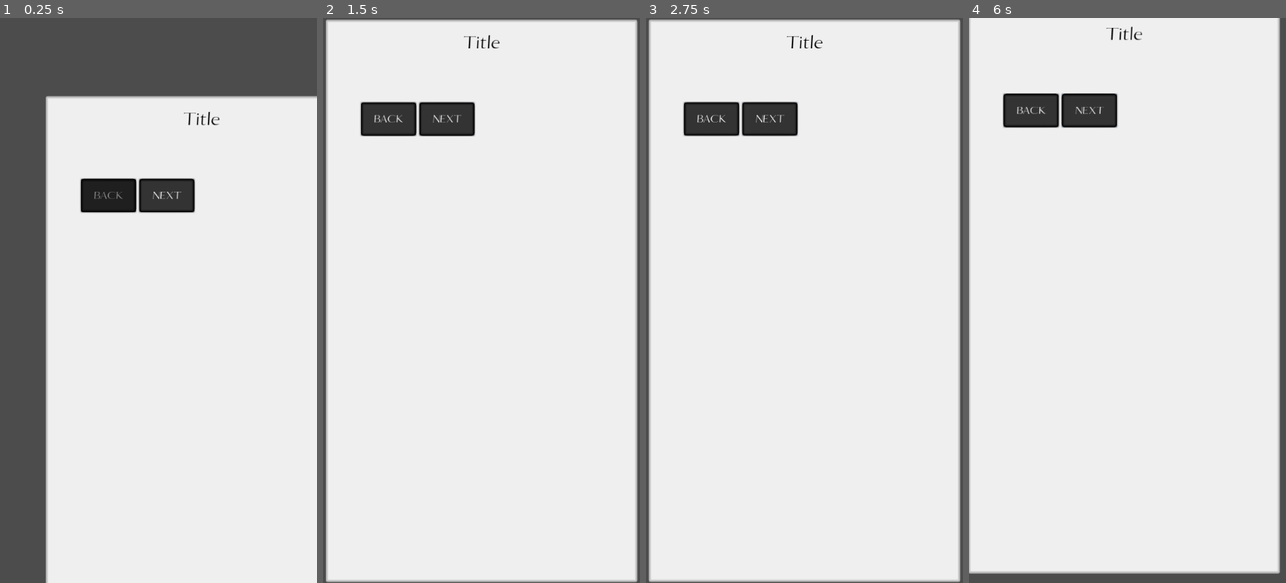
Above: before the commit, frames 1-4 (left to right).
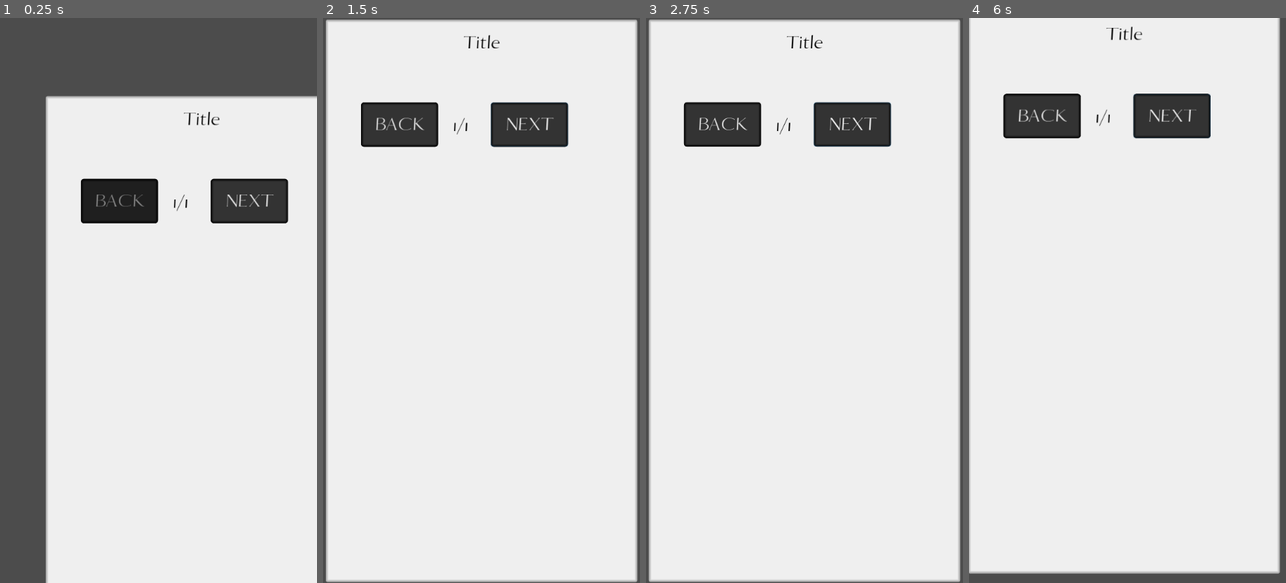
Above: after the commit, the same moments.

Repository: AndreMoukarzel/Grana-Preta
Game: Godot game, scene res://school/Lessons/Question.tscn
The game is run twice, just before and just after one commit, with the same random seed, the same clock (stepped at 60 frames per second) and the same inputs. This scene is started directly instead of the project's main scene.
Inputs (mouse positions are in pixels of both pictures, inside the frame that each line leads up to):
- Up to frame 1 (0.25 s): no input
- Up to frame 2 (1.5 s): click "BACK" at 0.5 s; click "NEXT" at 1.25 s
- Up to frame 3 (2.75 s): click "NEXT" at 2 s
- Up to frame 4 (6 s): click "NEXT" at 2.75 s; tap Enter at 3.5, 5 s; move the mouse to (1197, 272) at 3.52 s; click (1197, 272) at 3.67 s; tap Space at 4.25, 5.75 s; drag from (1064, 328) to (1111, 413) at 4.27 s; move the mouse to (1159, 176) at 5.02 s; click (1159, 176) at 5.17 s; drag from (1111, 413) to (1032, 215) at 5.77 s

The runs differ from the first frame. In frame 1, 3.5% of the frame differs, in the area x 25-92%, y 28-37%; in frame 2, 3.5%; in frame 3, 3.6%, in the area x 11-78%, y 14-23%; in frame 4, 3.5%.
Error before the commit: Attempt to call function 'show' in base 'null instance' on a null instance. (res://school/Lessons/Question.gd:143)
Error after the commit: Attempt to call function 'show' in base 'null instance' on a null instance. (res://school/Lessons/Question.gd:144)

Commit message:
Close #8

Diff:
--- a/school/Lessons/Question.gd
+++ b/school/Lessons/Question.gd
@@ -128,9 +128,10 @@
 	return vpos
 
 
-func position_back_and_next(pos_y):
-	$Back.rect_position = Vector2(OS.get_window_size().x/3 - $Back.rect_size.x/2, pos_y + 50)
-	$Next.rect_position = Vector2(2 * OS.get_window_size().x/3 - $Next.rect_size.x/2, pos_y + 50)
+func position_back_next_count(pos_y):
+	$Back.rect_position = Vector2(OS.get_window_size().x/4 - $Back.rect_size.x/2, pos_y + 50)
+	$Next.rect_position = Vector2(3 * OS.get_window_size().x/4 - $Next.rect_size.x/2, pos_y + 50)
+	$PageCount.rect_position = Vector2(OS.get_window_size().x/2 - $PageCount.rect_size.x/2, pos_y + 70)
 
 	return $Next.rect_size.y + $Next.rect_position.y + 20
 
@@ -143,6 +144,7 @@
 	get_node(str("Question",index)).show()
 	var CurAns = get_node(str("Answer",index))
 	CurAns.show()
+	$PageCount.text = str(index + 1, "/", questions.size())
 
 	return CurAns.rect_size.y + CurAns.rect_position.y
 
@@ -226,7 +228,7 @@
 
 
 func set_questionnaire_size(answers_height):
-	var total_height = position_back_and_next(answers_height + 60)
+	var total_height = position_back_next_count(answers_height + 60)
 
 	set_camera_limits(total_height)
 	set_height(total_height + 25)
@@ -242,13 +244,13 @@
 		set_questionnaire_size(answers_height)
 
 		if current_question == questions.size() - 1:
-			$Next/Label.text = "Finish"
-			$Next/Panel.set_modulate(Color(.3, 1, .3))
+			$Next.text = "Finish"
+			$Next.set_modulate(Color(.3, 1, .3))
 
 
 func _on_Back_pressed():
-	$Next/Label.text = "NEXT"
-	$Next/Panel.set_modulate(Color(1, 1, 1))
+	$Next.text = "NEXT"
+	$Next.set_modulate(Color(1, 1, 1))
 	current_question = max(current_question - 1, 0)
 	var answers_height = show_question_and_answer(current_question)
 	set_questionnaire_size(answers_height)
--- a/school/Lessons/Question.tscn
+++ b/school/Lessons/Question.tscn
@@ -18,7 +18,7 @@
 corner_radius_bottom_left = 5
 
 [sub_resource type="DynamicFont" id=2]
-size = 24
+size = 40
 use_filter = true
 font_data = ExtResource( 3 )
 
@@ -35,49 +35,38 @@
 editor/display_folded = true
 
 [node name="Next" type="Button" parent="." index="2"]
-editor/display_folded = true
-margin_left = 170.0
+margin_left = 300.0
 margin_top = 150.0
-margin_right = 270.0
-margin_bottom = 210.0
-
-[node name="Panel" type="Panel" parent="Next" index="0"]
-margin_right = 100.0
-margin_bottom = 60.0
-mouse_filter = 1
-custom_styles/panel = SubResource( 1 )
-
-[node name="Label" type="Label" parent="Next" index="1"]
-margin_right = 100.0
-margin_bottom = 60.0
+margin_right = 440.0
+margin_bottom = 230.0
+custom_styles/hover = SubResource( 1 )
+custom_styles/pressed = SubResource( 1 )
+custom_styles/normal = SubResource( 1 )
 custom_fonts/font = SubResource( 2 )
 text = "NEXT"
-align = 1
-valign = 1
 
-[node name="Back" type="Button" parent="." index="3"]
-editor/display_folded = true
+[node name="PageCount" type="Label" parent="." index="3"]
+margin_left = 230.0
+margin_top = 170.0
+margin_right = 270.0
+margin_bottom = 213.0
+custom_fonts/font = SubResource( 2 )
+custom_colors/font_color = Color( 0, 0, 0, 1 )
+text = "1/1"
+
+[node name="Back" type="Button" parent="." index="4"]
 modulate = Color( 0.6, 0.6, 0.6, 1 )
 margin_left = 64.352
 margin_top = 150.0
-margin_right = 164.352
-margin_bottom = 210.0
-
-[node name="Panel" type="Panel" parent="Back" index="0"]
-margin_right = 100.0
-margin_bottom = 60.0
-mouse_filter = 1
-custom_styles/panel = SubResource( 1 )
-
-[node name="Label" type="Label" parent="Back" index="1"]
-margin_right = 100.0
-margin_bottom = 60.0
+margin_right = 204.352
+margin_bottom = 230.0
+custom_styles/hover = SubResource( 1 )
+custom_styles/disabled = SubResource( 1 )
+custom_styles/normal = SubResource( 1 )
 custom_fonts/font = SubResource( 2 )
 text = "BACK"
-align = 1
-valign = 1
 
-[node name="Result" type="Label" parent="." index="4"]
+[node name="Result" type="Label" parent="." index="5"]
 margin_left = 272.573
 margin_top = -165.081
 margin_right = 571.573
